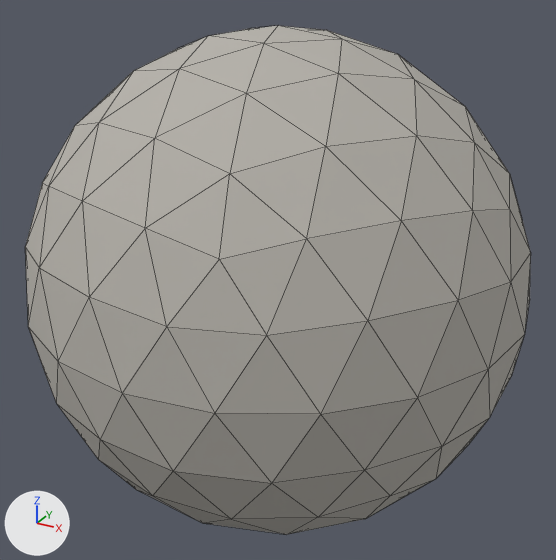
An edit to the glTF model assets/models/resources/stone.glb, drawn before and after from the same camera.
Before and after are seen from a 50 mm lens placed at (0.88, -1.602, 0.799), pointed at (0.0, -0.001, -0.001). Lighting does not change. The marker at lower left points along +X, +Y and +Z. The first picture is the older version. Mesh edges are drawn as thin lines.

The scene before the commit, as lines of its bpy script (objects in view):
```python
mat_rockstone = principled_material('RockStone')
mat_rockstone.base_color = (0.46, 0.44, 0.4)  # grey #b5b1aa
mat_rockstone.roughness = 0.9
mat_rockstonedk = principled_material('RockStoneDk')
mat_rockstonedk.base_color = (0.3, 0.28, 0.26)  # grey #95908b
mat_rockstonedk.roughness = 0.9
me_icosphere = bpy.data.meshes.new('Icosphere')
me_icosphere.from_pydata(...)  # an icosphere of 320 faces spanning x -0.626..0.626, y -0.626..0.626, z -0.626..0.626, material slot 0; an icosphere of 80 faces spanning x -0.279..0.379, y -0.446..0.246, z -0.166..0.526, material slot 1; an icosphere of 80 faces spanning x -0.541..0.041, y -0.186..0.426, z -0.356..0.256, material slot 2
me_icosphere.materials.append(mat_rockstone)  # grey #b5b1aa
me_icosphere.materials.append(mat_rockstonelit)  # light grey #c8c5bf
me_icosphere.materials.append(mat_rockstonedk)  # grey #95908b
ob_stone = bpy.data.objects.new('stone', me_icosphere)
ob_stone.location = (0.0, 0.0, 0.0)
```
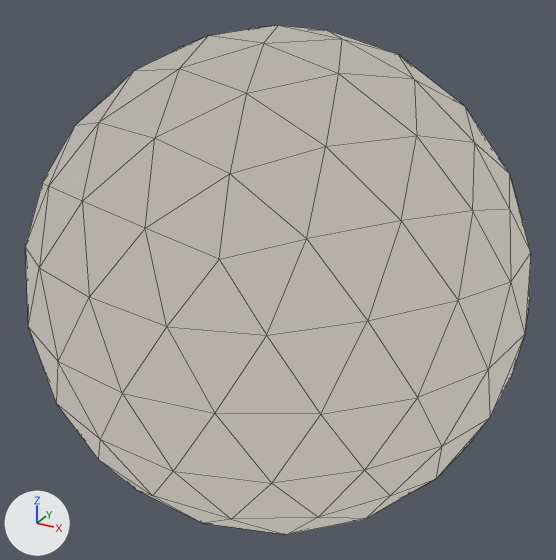
What differs and where, as boxes (x1, y1, x2, y2) in the pictures (556 x 560 px):
'stone', recoloured, surface changed (lighter): (25, 30, 531, 534) in both

What changed in the scene script:
```text
Change mat_rockstone:
    mat_rockstone.base_color: (0.46, 0.44, 0.4) -> (0.0, 0.0, 0.0)  # grey #b5b1aa -> black #000000
    mat_rockstone.metallic: 0.0 -> 1.0
    add mat_rockstone.emission_color = (0.46, 0.44, 0.4)  # grey #b5b1aa
    add mat_rockstone.emission_strength = 1.0
Change mat_rockstonedk:
    mat_rockstonedk.roughness: 0.9 -> 1.0
    mat_rockstonedk.metallic: 0.0 -> 1.0
    add mat_rockstonedk.emission_color = (0.3, 0.28, 0.26)  # grey #95908b
    add mat_rockstonedk.emission_strength = 1.0
```
